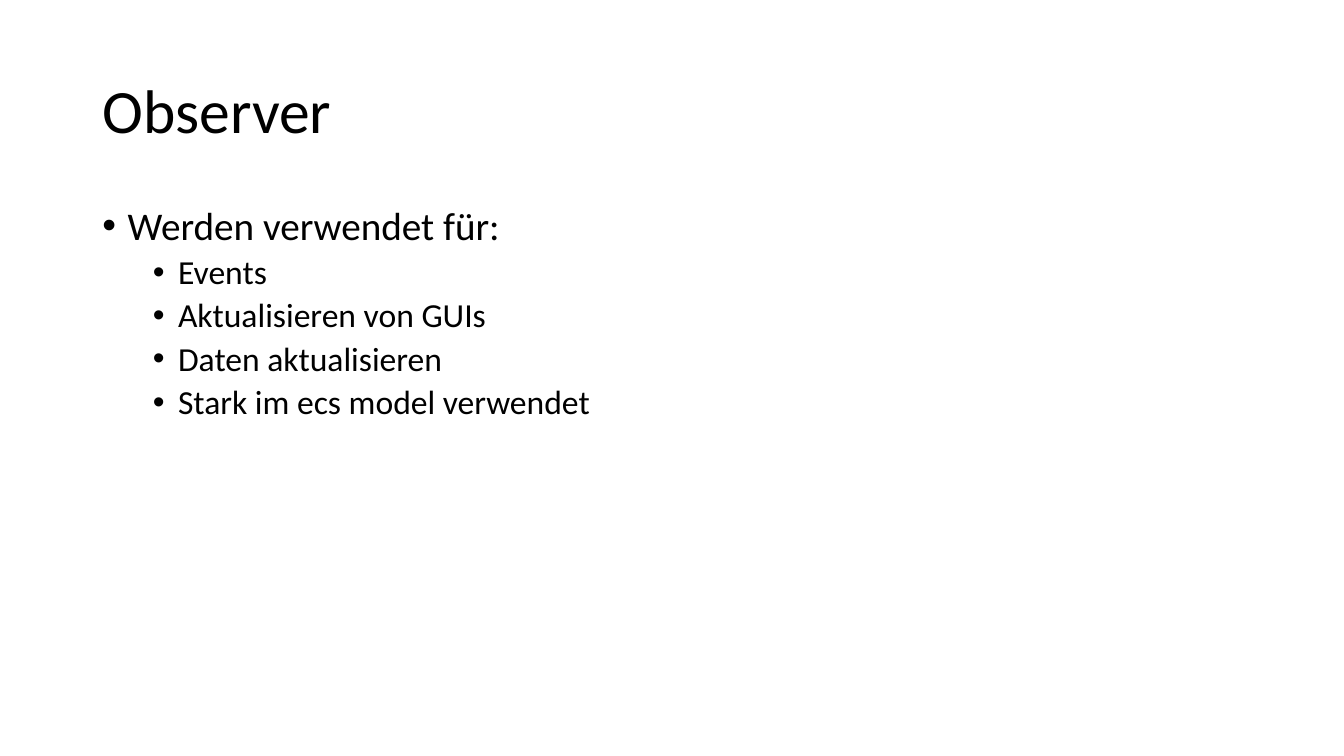
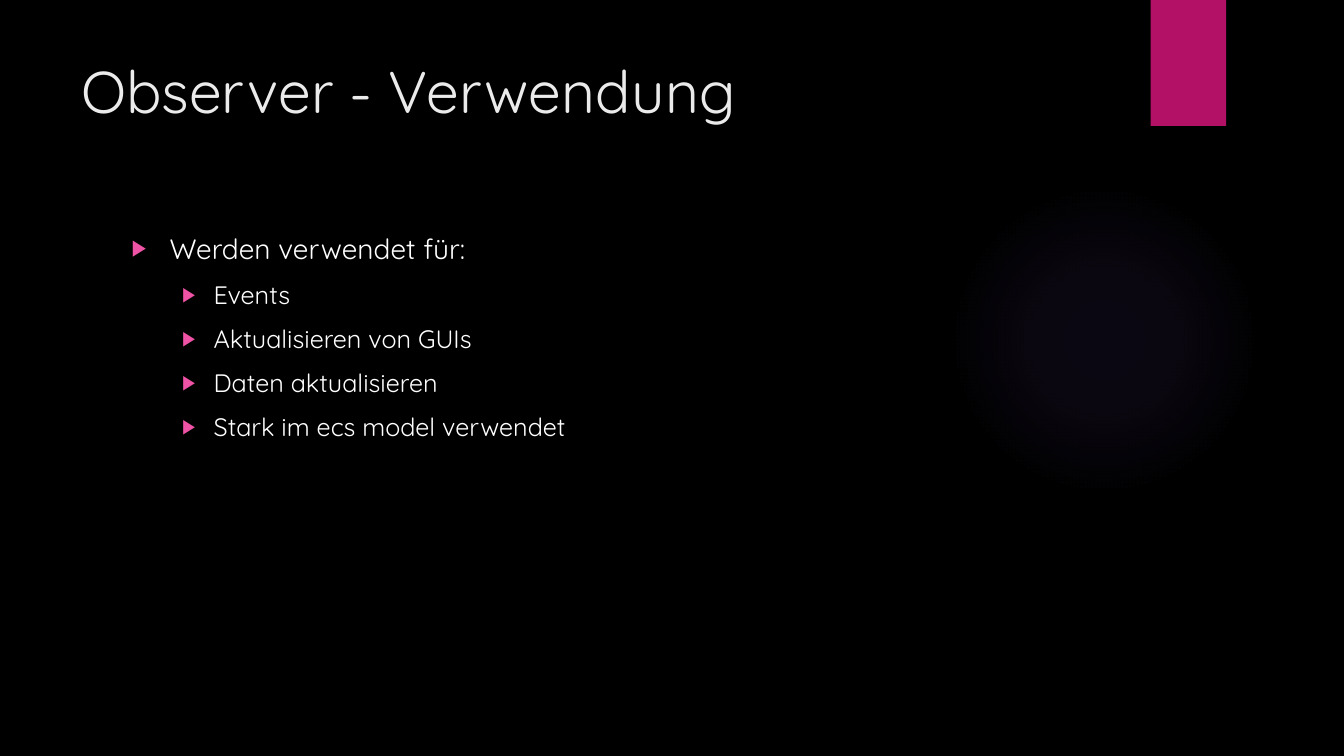
Before and after one commit to Kuraikari/M326, a slide deck: slide 11 of m326.pptx (slide 6 before the commit). Drawn at 1344x756 pixels with LibreOffice and Linux fonts; fonts in the diff are those of the drawing; background and template pictures are left out. Boxes give left, top, right and bottom in pixels: in the first picture for what was removed or moved away, otherwise in the second. Text is boxed around its words. In the diff, an @@ line names an element or a change of style, - is before the commit and + after.

```diff
--- a/m326.pptx
+++ b/m326.pptx
@@ background #FFFFFF to picture (left out) @@
@@ rectangle added at (1150,0,1226,126), fill #B31166 @@
@@ title "Observer - Verwendung" at (81,69,736,125): vertical alignment middle to top @@
@@ title at (81,69,736,125): text changed; size 44 to 42 pt; font Calibri to Quicksand; text colour #000000 to #EBEBEB @@
-Observer
+Observer - Verwendung
@@ ellipse added at (949,185,1259,495), fill gradient #9B6BF2 @@
@@ text "Werden verwendet für:": place and size @@
-text "Werden verwendet für:" at (128,212,590,415)
+text "Werden verwendet für:" at (170,238,565,437)
@@ text "Werden verwendet für:" at (170,238,565,437): size 28 to 20 pt in "Werden verwendet für:"; font Calibri to Quicksand, text colour #000000 to #FFFFFF; size 24 to 18 pt in "Events", "Aktualisieren von GUIs", "Daten aktualisieren", "Stark im ecs model verwendet"; bullet • to ▶; line spacing 0.9 to 1; more space between paragraphs @@
```
Also in this commit, not shown: 4 other slides changed, 10 slides added, 1 slide removed.
